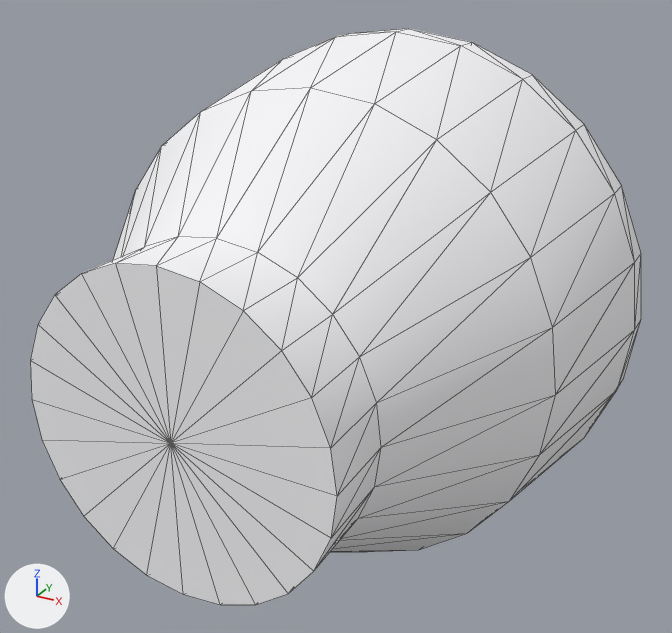
Renders of the OBJ model ros2_ws/src/sim_gazebo/models/swarm_quad_visual/meshes/hub_canopy.obj from each side of a commit.
Rendered twice from a 50 mm lens placed at (0.0561, -0.1188, 0.0517), pointed at (0.0026, -0.0215, 0.0031). The axes (+X, +Y, +Z) are drawn at lower left. The lights are the same throughout. The picture after the commit comes second. Mesh edges are drawn as thin lines. Where no turn or scale is listed for an object, it has been applied to the vertices.

In view in the first picture: 'hub_canopy'.
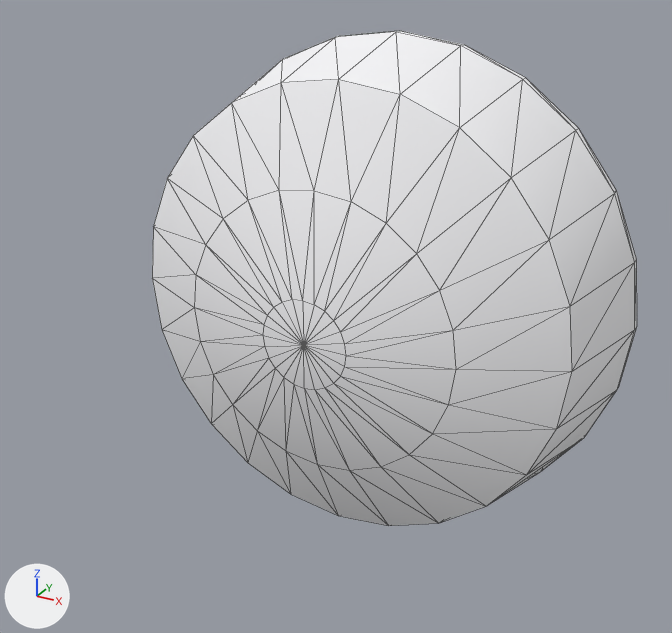
Diff of the bpy script that builds the scene:
```diff
--- a/ros2_ws/src/sim_gazebo/models/swarm_quad_visual/meshes/hub_canopy.obj.py
+++ b/ros2_ws/src/sim_gazebo/models/swarm_quad_visual/meshes/hub_canopy.obj.py
@@ me_hub_canopy @@
 # used by ob_hub_canopy; location = (0.0, 0.0, 0.0)
-me_hub_canopy.from_pydata(...)  # 122 vertices, 240 faces; spans x -0.0364..0.0364, y -0.053..0.004, z -0.0364..0.0364
+me_hub_canopy.from_pydata(...)  # 122 vertices, 240 faces; spans x -0.0364..0.0364, y -0.0255..0.0013, z -0.0364..0.0364
+# me_hub_canopy part 1: 73 of 122 vertices moved; they spanned x -0.0324..0.0324, y -0.053..-0.023, z -0.0324..0.0324 and now span x -0.0324..0.0324, y -0.0255..-0.0161, z -0.0324..0.0324; mean shift (0.0, 0.0184, 0.0); largest move (-0.01, -0.053, 0.0173) -> (-0.0031, -0.0255, 0.0054)
+# me_hub_canopy part 2: all 25 vertices in x -0.0364..0.0364, y 0.004, z -0.0364..0.0364 are moved by (0.0, -0.0028, 0.0)
+# me_hub_canopy part 3: its shading normals changed
 me_hub_canopy.materials.append(mat_hub)
```

Changed parts and their boxes [x1, y1, x2, y2] in the pictures (672 x 633 px; the box of a moved part takes in the faces that stretch with it):
'hub_canopy', reshaped, shading changed (21% narrower, 14% shorter): before [30, 29, 641, 605]; after [152, 31, 637, 526]
part 1 of me_hub_canopy, moved or reshaped: before [30, 32, 635, 605]; after [152, 32, 635, 526]
part 2 of me_hub_canopy, moved or reshaped: before [337, 29, 641, 389]; after [337, 31, 637, 389]
